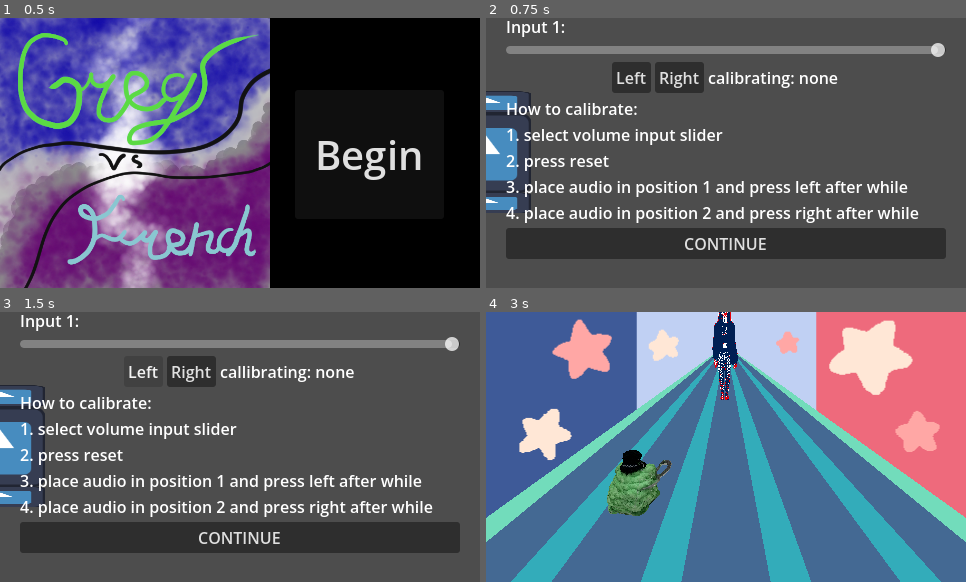
Above: before the commit, frames 1-4 (two rows, left to right).
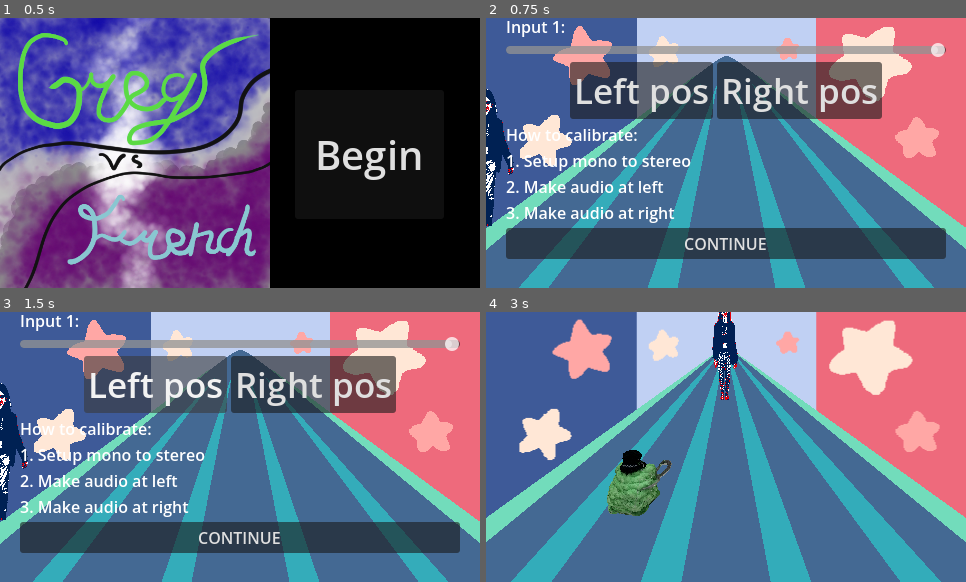
Above: after the commit, the same moments.

Repository: vivithequeen/campfire-flagship
Game: Godot game, scene res://noob/scenes/main_menu.tscn
The game is run twice, just before and just after one commit, with the same random seed, the same clock (stepped at 60 frames per second) and the same inputs. The engine's default icon, where the game draws it, is replaced by a stand-in: a white triangle on a blue panel in a dark square. Sound files missing from this copy of the repository are replaced by a short silence.
Inputs:
- Up to frame 1 (0.5 s): no input
- Up to frame 2 (0.75 s): click "Begin" at 0.5 s
- Up to frame 3 (1.5 s): click "Left" (after the commit: "Left pos") at 1.25 s
- Up to frame 4 (3 s): click "Right" (after the commit: "Right pos") at 2 s; click "CONTINUE" at 2.75 s

Frame 1 is identical in both runs. In frame 2, 98% of the frame differs, in the area x 0-100%, y 0-100%; in frame 3, 96%; in frame 4, nothing differs.
Error after the commit: Invalid assignment of property or key 'text' with value of type 'String' on a base object of type 'null instance'. (res://noob/scripts/calibator_button.gd:20)

Commit message:
updated calibration system

Diff:
--- a/default_bus_layout.tres
+++ b/default_bus_layout.tres
@@ -8,7 +8,7 @@
 bus/1/solo = false
 bus/1/mute = false
 bus/1/bypass_fx = false
-bus/1/volume_db = 0.0
+bus/1/volume_db = -2.1125212
 bus/1/send = &"Master"
 bus/1/effect/0/effect = SubResource("AudioEffectRecord_j3pel")
 bus/1/effect/0/enabled = true
--- a/noob/scenes/calibration.tscn
+++ b/noob/scenes/calibration.tscn
@@ -1,13 +1,10 @@
 [gd_scene format=3 uid="uid://ckevpr2nx5w27"]
 
-[ext_resource type="Shader" uid="uid://gx4f1pvuvgc8" path="res://noob/shaders/bg_wave.gdshader" id="1_571k6"]
 [ext_resource type="Script" uid="uid://co4xytc8ruwd3" path="res://noob/scripts/calibration.gd" id="2_vc1oo"]
 [ext_resource type="PackedScene" uid="uid://cy726wc5q8mxn" path="res://noob/scenes/input.tscn" id="3_pi1i2"]
 [ext_resource type="Script" uid="uid://j3vg5osjr87a" path="res://noob/scripts/calibator_button.gd" id="3_vjscj"]
 [ext_resource type="Script" path="res://noob/scenes/continue_button.gd" id="5_f8wp1"]
-
-[sub_resource type="ShaderMaterial" id="ShaderMaterial_vc1oo"]
-shader = ExtResource("1_571k6")
+[ext_resource type="Texture2D" uid="uid://b46e3pdcueu2s" path="res://assets/background.png" id="5_m35xt"]
 
 [node name="Calibration" type="Control" unique_id=1672033582]
 layout_mode = 3
@@ -17,17 +14,6 @@
 offset_top = -4.0
 grow_horizontal = 2
 grow_vertical = 2
-
-[node name="ColorRect" type="ColorRect" parent="." unique_id=962083402]
-visible = false
-material = SubResource("ShaderMaterial_vc1oo")
-layout_mode = 1
-anchors_preset = 15
-anchor_right = 1.0
-anchor_bottom = 1.0
-grow_horizontal = 2
-grow_vertical = 2
-color = Color(0, 0.6431373, 0, 1)
 
 [node name="VBoxContainer" type="VBoxContainer" parent="." unique_id=1388325634]
 layout_mode = 1
@@ -56,55 +42,54 @@
 
 [node name="Button2" type="Button" parent="VBoxContainer/HBoxContainer" unique_id=118275800 node_paths=PackedStringArray("labels")]
 layout_mode = 2
-text = "Left
-"
+theme_override_font_sizes/font_size = 35
+text = "Left pos"
 script = ExtResource("3_vjscj")
 volume_calib = true
 left = true
-labels = NodePath("../Label2")
+labels = NodePath("")
 
 [node name="Button3" type="Button" parent="VBoxContainer/HBoxContainer" unique_id=1511463442 node_paths=PackedStringArray("labels")]
 layout_mode = 2
-text = "Right"
+theme_override_font_sizes/font_size = 35
+text = "Right pos"
 script = ExtResource("3_vjscj")
 volume_calib = true
-labels = NodePath("../Label2")
-
-[node name="Label2" type="Label" parent="VBoxContainer/HBoxContainer" unique_id=989031165]
-layout_mode = 2
-text = "calibrating: none"
-horizontal_alignment = 1
+labels = NodePath("")
 
 [node name="Label3" type="Label" parent="VBoxContainer" unique_id=1734324685]
 z_index = 2
 layout_mode = 2
 text = "How to calibrate:
-1. select volume input slider
-2. press reset
-3. place audio in position 1 and press left after while
-4. place audio in position 2 and press right after while"
+1. Setup mono to stereo
+2. Make audio at left
+3. Make audio at right"
 
 [node name="ContinueButton" type="Button" parent="VBoxContainer" unique_id=164808420]
 layout_mode = 2
 text = "CONTINUE"
 script = ExtResource("5_f8wp1")
 
-[node name="Input" parent="." unique_id=1991734150 instance=ExtResource("3_pi1i2")]
-input_value = null
-setting_max = null
-debug = true
-
 [node name="Label3" type="Label" parent="." unique_id=1922914769]
 z_index = 2
 layout_mode = 0
-offset_left = 561.0
-offset_top = 52.0
-offset_right = 1065.0
-offset_bottom = 175.0
+offset_left = 539.0
+offset_top = 76.0
+offset_right = 1043.0
+offset_bottom = 199.0
 theme_override_font_sizes/font_size = 13
 text = "I am going sleep rn
 Input can be found by loading in [Input] node
 And just set debug to false
 + add button script that loads next scene (Input calibration stays trough scenes )"
 
+[node name="Background" type="Sprite2D" parent="." unique_id=976315641]
+z_index = -2
+texture_filter = 1
+position = Vector2(240, 139)
+texture = ExtResource("5_m35xt")
+
+[node name="Input" parent="." unique_id=1991734150 instance=ExtResource("3_pi1i2")]
+debug = true
+
 [connection signal="pressed" from="VBoxContainer/ContinueButton" to="VBoxContainer/ContinueButton" method="_on_pressed"]
--- a/noob/scenes/input.tscn
+++ b/noob/scenes/input.tscn
@@ -1,7 +1,8 @@
 [gd_scene format=3 uid="uid://cy726wc5q8mxn"]
 
 [ext_resource type="Script" uid="uid://cayje6theknyn" path="res://noob/scripts/NB_input.gd" id="1_7kdoc"]
-[ext_resource type="Texture2D" uid="uid://lpmgebw2aj0w" path="res://icon.svg" id="2_38vlx"]
+[ext_resource type="Texture2D" uid="uid://bkrkmj01w1o4" path="res://assets/background_no_track.png" id="2_38vlx"]
+[ext_resource type="Texture2D" uid="uid://qpae05mc85dg" path="res://assets/french/3.png" id="3_hs58m"]
 
 [sub_resource type="AudioStreamMicrophone" id="AudioStreamMicrophone_6qndr"]
 
@@ -18,15 +19,16 @@
 
 [node name="Sprite2D" type="Sprite2D" parent="." unique_id=747813570]
 position = Vector2(63, 84.25)
-scale = Vector2(0.7109375, 0.16796878)
+scale = Vector2(0.1, 0.1)
 texture = ExtResource("2_38vlx")
 
 [node name="Sprite2D2" type="Sprite2D" parent="." unique_id=1015031961]
 position = Vector2(62, 185.00002)
-scale = Vector2(0.7109375, 0.16015632)
+rotation = 3.1415927
+scale = Vector2(0.1, 0.1)
 texture = ExtResource("2_38vlx")
 
 [node name="Sprite2D3" type="Sprite2D" parent="." unique_id=1471940097]
 position = Vector2(62, 135)
-scale = Vector2(0.7109375, 0.625)
-texture = ExtResource("2_38vlx")
+scale = Vector2(0.5, 0.5)
+texture = ExtResource("3_hs58m")
--- a/noob/scenes/main_menu.tscn
+++ b/noob/scenes/main_menu.tscn
@@ -1,7 +1,8 @@
 [gd_scene format=3 uid="uid://lvny7ga2o65w"]
 
 [ext_resource type="Texture2D" uid="uid://bum3644bqlsqq" path="res://noob/assets/loadingImg.png" id="1_e2xws"]
-[ext_resource type="Script" uid="uid://bgg1echkydap7" path="res://noob/scenes/main_menu.gd" id="1_ejwqg"]
+[ext_resource type="Script" path="res://noob/scenes/main_menu.gd" id="1_ejwqg"]
+[ext_resource type="PackedScene" uid="uid://cy726wc5q8mxn" path="res://noob/scenes/input.tscn" id="3_se66j"]
 
 [node name="main_menu" type="Control" unique_id=1322387850]
 layout_mode = 3
@@ -62,4 +63,6 @@
 theme_override_font_sizes/font_size = 40
 text = "Begin"
 
+[node name="Input" parent="." unique_id=1991734150 instance=ExtResource("3_se66j")]
+
 [connection signal="pressed" from="Button" to="." method="_on_button_pressed"]
--- a/noob/scripts/NB_input.gd
+++ b/noob/scripts/NB_input.gd
@@ -45,8 +45,9 @@
 				avg += abs(i)
 			else:
 				avg_2 += abs(i)
-		if debug: visualiser.global_position.x = avg / 100
-		if debug: visualiser_2.global_position.x = avg_2 / 100
+		var maxxx = max(avg, avg_2)
+		if debug: visualiser.global_position.x = avg / maxxx * 500
+		if debug: visualiser_2.global_position.x = avg_2 / maxxx * 500
 		var temp_3 = clamp(
 			(avg - avg_2 - Volume_calibrations.difrance[0]) / max(
 				(
